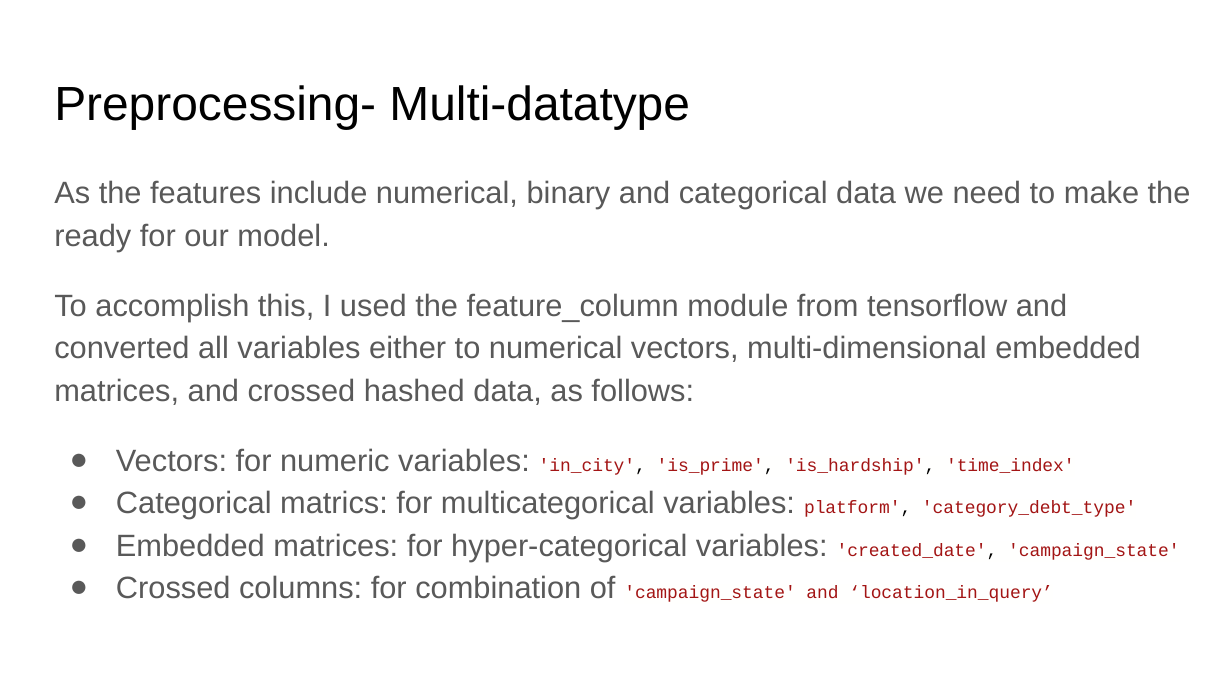
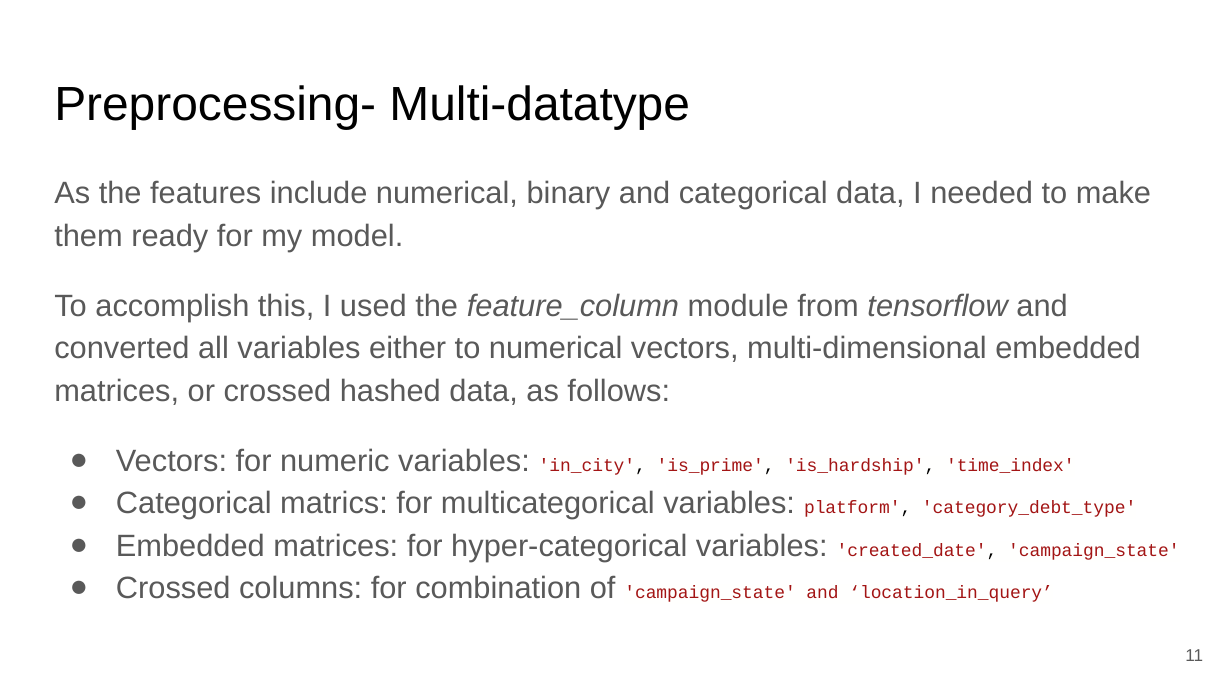
Before and after one commit to bnasr/FFN-CaseStudy, a slide deck: slide 11 of DS Growth Case Study.pptx. Drawn at 1232x693 pixels with LibreOffice and Linux fonts; fonts in the diff are those of the drawing. Boxes give left, top, right and bottom in pixels: in the first picture for what was removed or moved away, otherwise in the second. Text is boxed around its words. In the diff, an @@ line names an element or a change of style, - is before the commit and + after.

```diff
--- a/DS Growth Case Study.pptx
+++ b/DS Growth Case Study.pptx
@@ text at [54, 180, 1151, 405]: text changed @@
-As the features include numerical, binary and categorical data we need to make the ready for our model.
-To accomplish this, I used the feature_column module from tensorflow and converted all variables either to numerical vectors, multi-dimensional embedded matrices, and crossed hashed data, as follows:
+As the features include numerical, binary and categorical data, I needed to make them ready for my model.
+To accomplish this, I used the feature_column module from tensorflow and converted all variables either to numerical vectors, multi-dimensional embedded matrices, or crossed hashed data, as follows:
@@ page number added at [1185, 649, 1203, 661], 10 pt, text #595959 @@
+11
```
Also in this commit, not shown: 23 other slides changed, 1 slide added, 1 other file.
